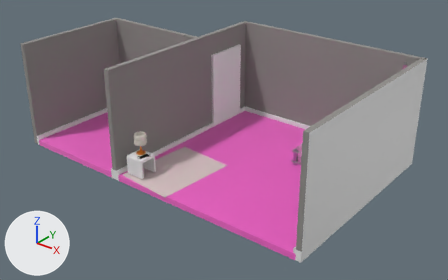
Before and after pictures for a commit that changed the Blender file MIMI.blend.
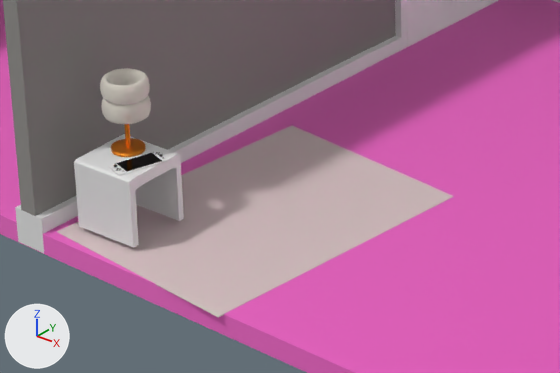
There are two pictures of each version: one whole from a camera (50 mm lens) standing at (46.2, -54.8, 38.5) and looking at (0.3, 2.6, 2.9), one close up on the part from 24% to 57% of the width and 40% to 76% of the height. Every picture has the same lights, and +X, +Y and +Z are marked at lower left. The last two pictures show the newer version.

The first close-up shows 'Ecran', 'Pièce', 'Porte', 'Socle', 'Table', 'Tapis poils', 'Tore', 'Tore.001' and 1 more.
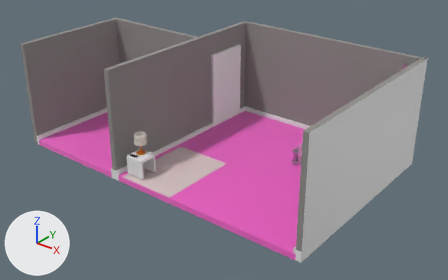
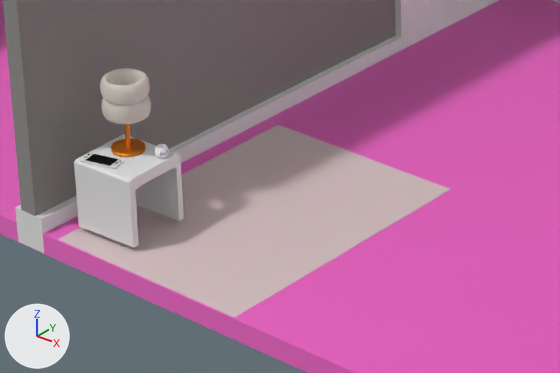
Edits to the bpy script that builds the scene:
```text
Add img_deco_maelys_001:
    img_deco_maelys_001 = load_image('Deco Maelys.001', 'deco_maylis.png', 2048, 2048, 'sRGB')
Add mat_matériau_003:
    mat_matériau_003 = bpy.data.materials.new('Matériau.003')
    # colours: black #000000, white #ffffff, white #fcf9f6, blue #4569c4
    # uses the picture img_deco_maelys_001
Add mat_rim_bleu:
    mat_rim_bleu = principled_material('Rim_Bleu')
    mat_rim_bleu.base_color = (0.06, 0.14, 0.55)  # blue #4569c4
    mat_rim_bleu.roughness = 0.8
Add me_tassebody:
    me_tassebody.from_pydata(...)  # 1224 vertices, 1256 faces; spans x -0.525..0.67, y -0.525..0.525, z 0.0..0.9
    me_tassebody.polygons.foreach_set('use_smooth', [True] * 1256)
    # faces by material slot: [1208, 48]
    me_tassebody.materials.append(mat_matériau_003)
    me_tassebody.materials.append(mat_rim_bleu)  # blue #4569c4
Change ob_tapis_poils:
    ob_tapis_poils.rotation_euler: (0.0, 3.142, -0.075) -> (-0.00212, 3.141, 0.000873)  # degrees (0, 180, -4.3) -> degrees (-0.1, 180, 0.1)
Change ob_ecran:
    ob_ecran.location: (-3.89, -7.86, 3.34) -> (-4.96, -8.5, 3.35)
    ob_ecran.rotation_euler: (0.0, 0.0, -0.277) -> (0.0, 0.0, -1.324)  # degrees (0, 0, -16) -> degrees (0, 0, -76)
    ob_ecran.scale: (0.385, 0.928, 0.042) -> (0.28, 0.675, 0.0306)
Change ob_plus_001:
    ob_plus_001.location: (-4.01, -7.08, 3.37) -> (-4.51, -8.15, 3.38)
    ob_plus_001.rotation_euler: (0.0, 0.0, 1.294) -> (0.0, 0.0, 0.247)  # degrees (0, 0, 74) -> degrees (0, 0, 14)
    ob_plus_001.scale: (0.0092, 0.0317, 0.0125) -> (0.00669, 0.0231, 0.00911)
Change ob_gauche:
    ob_gauche.location: (-4.05, -8.71, 3.38) -> (-5.55, -8.71, 3.38)
    ob_gauche.rotation_euler: (0.0, 0.0, -0.277) -> (0.0, 0.0, -1.324)  # degrees (0, 0, -16) -> degrees (0, 0, -76)
    ob_gauche.scale: (0.0323, 0.0323, 0.00802) -> (0.0235, 0.0235, 0.00583)
Change ob_haut:
    ob_haut.location: (-4.09, -8.63, 3.38) -> (-5.52, -8.66, 3.38)
    ob_haut.rotation_euler: (0.0, 0.0, -0.277) -> (0.0, 0.0, -1.324)  # degrees (0, 0, -16) -> degrees (0, 0, -76)
    ob_haut.scale: (0.0323, 0.0323, 0.00802) -> (0.0235, 0.0235, 0.00583)
Change ob_bas:
    ob_bas.location: (-3.97, -8.66, 3.38) -> (-5.5, -8.75, 3.38)
    ob_bas.rotation_euler: (0.0, 0.0, -0.277) -> (0.0, 0.0, -1.324)  # degrees (0, 0, -16) -> degrees (0, 0, -76)
    ob_bas.scale: (0.0323, 0.0323, 0.00802) -> (0.0235, 0.0235, 0.00583)
Change ob_droite:
    ob_droite.location: (-4.02, -8.59, 3.38) -> (-5.47, -8.69, 3.38)
    ob_droite.rotation_euler: (0.0, 0.0, -0.277) -> (0.0, 0.0, -1.324)  # degrees (0, 0, -16) -> degrees (0, 0, -76)
    ob_droite.scale: (0.0323, 0.0323, 0.00802) -> (0.0235, 0.0235, 0.00583)
Change ob_moins:
    ob_moins.location: (-4.41, -8.45, 3.37) -> (-5.52, -8.39, 3.38)
    ob_moins.rotation_euler: (0.0, 0.0, -0.277) -> (0.0, 0.0, -1.324)  # degrees (0, 0, -16) -> degrees (0, 0, -76)
    ob_moins.scale: (0.00971, 0.0335, 0.0132) -> (0.00706, 0.0244, 0.00961)
Change ob_screenshot:
    ob_screenshot.location: (-3.84, -8.63, 3.37) -> (-5.43, -8.82, 3.38)
    ob_screenshot.rotation_euler: (0.0, 0.0, -0.277) -> (0.0, 0.0, -1.324)  # degrees (0, 0, -16) -> degrees (0, 0, -76)
    ob_screenshot.scale: (0.0252, 0.0283, 0.0124) -> (0.0184, 0.0206, 0.009)
Add ob_tasse_maylis:
    ob_tasse_maylis = bpy.data.objects.new('Tasse Maylis', me_tassebody)
    ob_tasse_maylis.location = (-3.69, -7.0, 3.3)
    ob_tasse_maylis.rotation_euler = (0.0, 0.0, 3.108)  # degrees (0, 0, 178)
    ob_tasse_maylis.scale = (0.441, 0.441, 0.441)
    _m = ob_tasse_maylis.modifiers.new('Subdivision', 'SUBSURF')
    _m.levels = 2
    _m.render_levels = 3
```

Location of each change, [x1, y1, x2, y2] in pixels of the close-ups (560 x 373 px):
'Tapis poils', turned
    before: [57, 125, 454, 318]
    after: [58, 125, 451, 318]
'Ecran', moved, turned, rescaled
    before: [109, 151, 169, 176]
    after: [80, 153, 123, 168]
'Tasse Maylis', added
    after: [155, 144, 169, 158]
    faces in mat_matériau_003: [155, 144, 169, 158]
